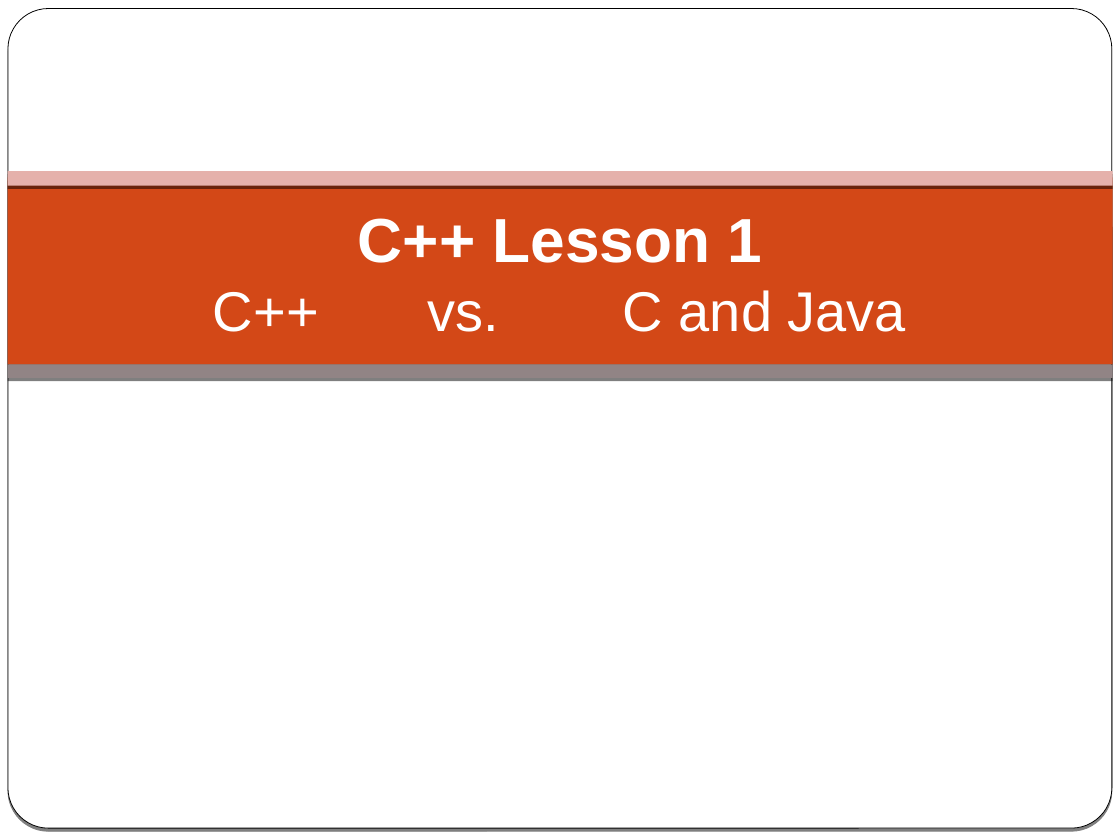
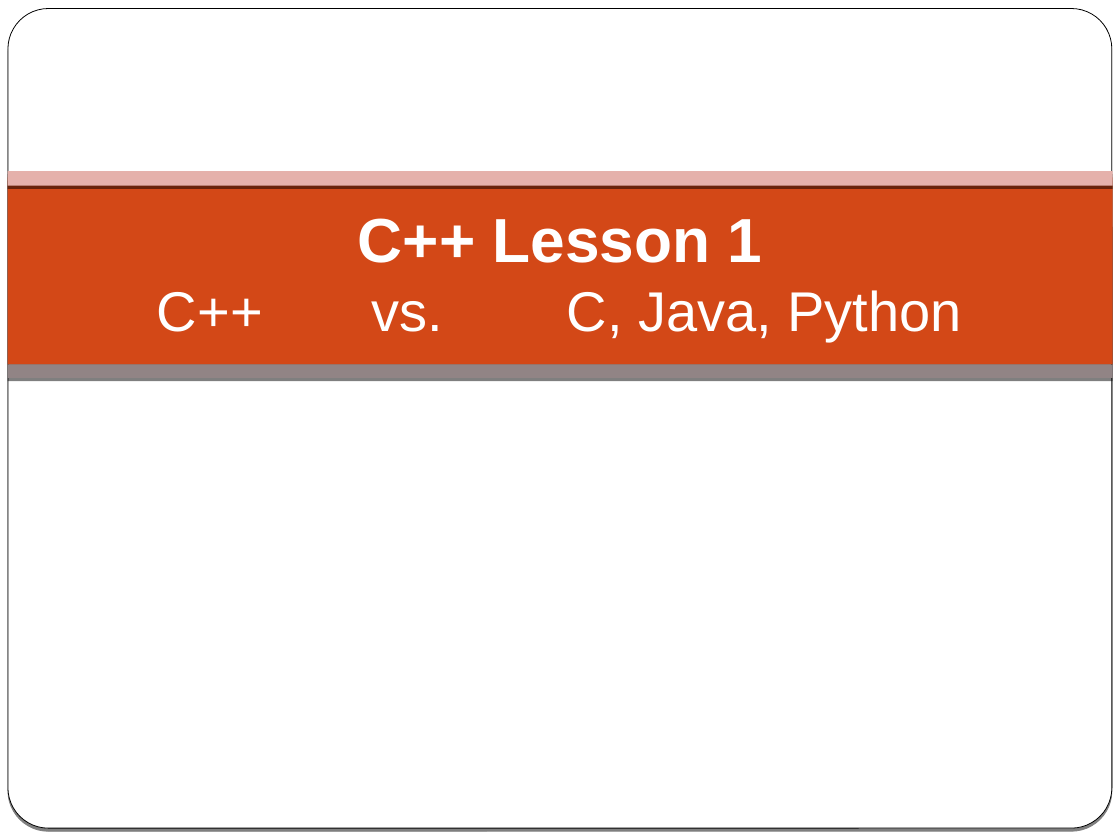
Before and after one commit to cpp-at-ariel/cpp-5781, a slide deck: slide 1 of 01-what-is-cpp/slides-1-cpp-vs-c-vs-java.odp. Drawn at 1120x840 pixels with LibreOffice and Linux fonts; fonts in the diff are those of the drawing. Boxes give left, top, right and bottom in pixels: in the first picture for what was removed or moved away, otherwise in the second. Text is boxed around its words. In the diff, an @@ line names an element or a change of style, - is before the commit and + after.

```diff
--- a/01-what-is-cpp/slides-1-cpp-vs-c-vs-java.odp
+++ b/01-what-is-cpp/slides-1-cpp-vs-c-vs-java.odp
@@ title at (157,218,962,341): text changed @@
-C++ Lesson 1
-C++ vs. C and Java
+C++ Lesson 1
+C++ vs. C, Java, Python
```
Also in this commit, not shown: 2 other slides changed, 1 slide added, 15 other files.
